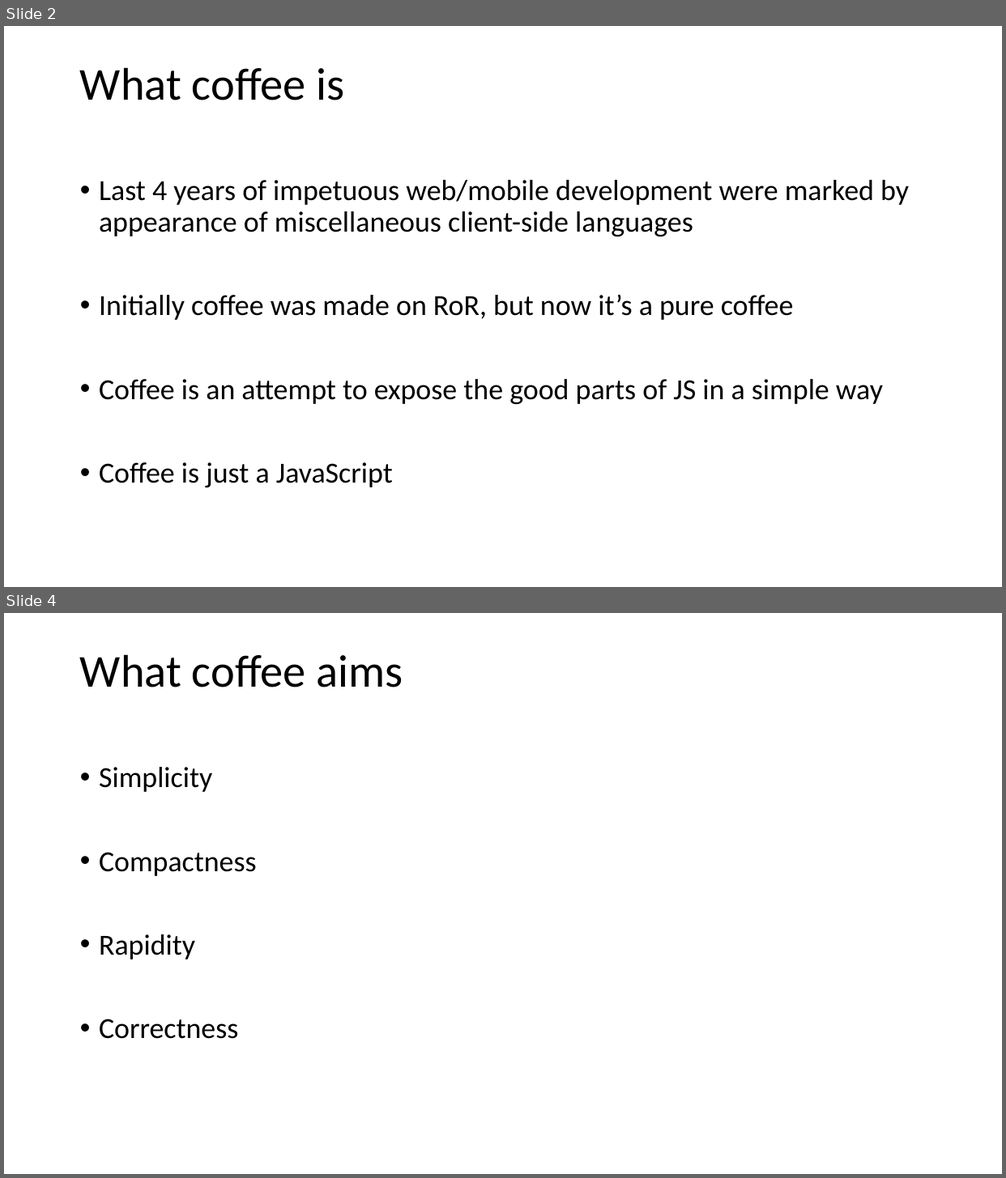
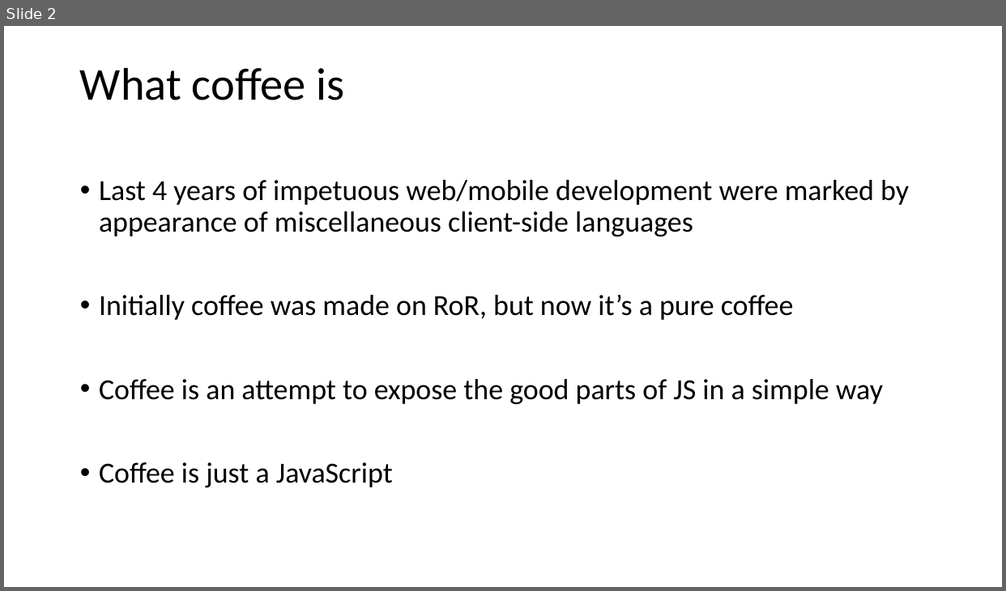
Before and after one commit to vba/presentations, a slide deck: coffeescript/coffeescript.pptx. Shown one above the other, each under a label of ours: slides 2 and 4 before the commit, slide 2 after it; the slides between them are not shown. The pictures are 1006x1178 and 1006x591 pixels, drawn with LibreOffice and Linux fonts; fonts in the diff are those of the drawing. Boxes give left, top, right and bottom in pixels: in the first picture for what was removed or moved away, otherwise in the second. Text is boxed around its words. In the diff, an @@ line names an element or a change of style, - is before the commit and + after.

Commit message:
[coffee] Finalizing a presentation file

```diff
--- a/coffeescript/coffeescript.pptx
+++ b/coffeescript/coffeescript.pptx
@@ slide 4 removed at bbox=[4, 613, 1002, 1174], background #FFFFFF @@
@@ title removed at bbox=[80, 654, 403, 688] @@
-What coffee aims
@@ text removed at bbox=[99, 767, 257, 1039] @@
-• Simplicity
-• Compactness
-• Rapidity
-• Correctness
```
Also in this commit, not shown: 1 slide changed, 9 slides added.
